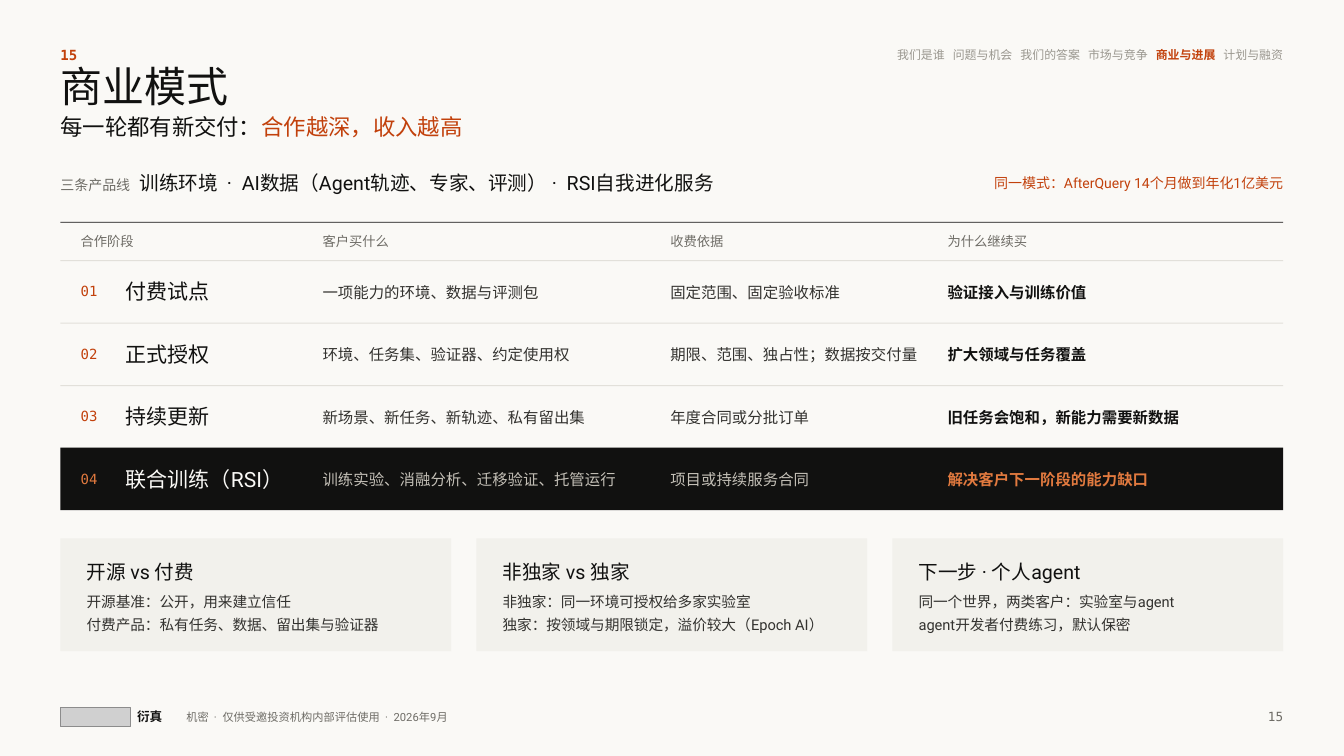
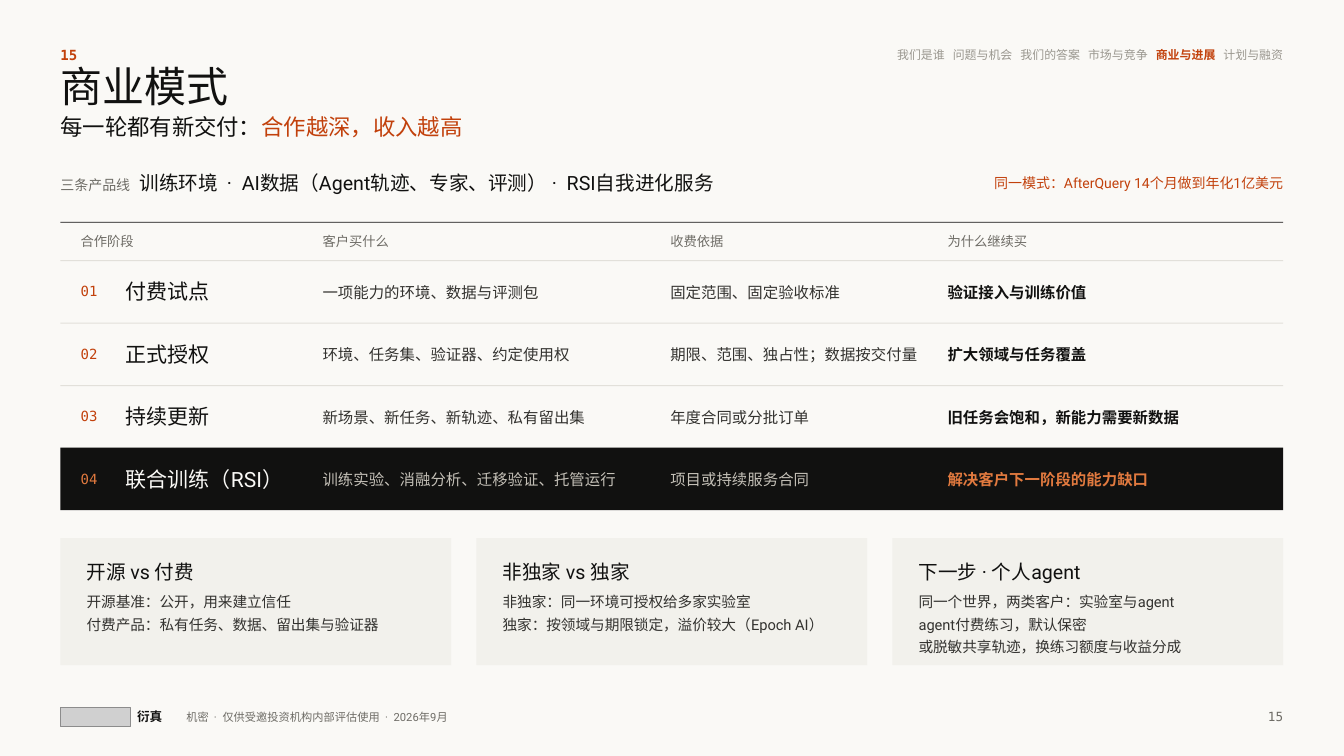
Before and after one commit to wangchen0802/Delta1, a slide deck: slide 15 of SimReal-BP-v29.pptx. Drawn at 1344x756 pixels with LibreOffice and Linux fonts; fonts in the diff are those of the drawing; grey boxes stand for pictures. Boxes give left, top, right and bottom in pixels: in the first picture for what was removed or moved away, otherwise in the second. Text is boxed around its words. In the diff, an @@ line names an element or a change of style, - is before the commit and + after.

```diff
--- a/SimReal-BP-v29.pptx
+++ b/SimReal-BP-v29.pptx
@@ rectangle: place and size @@
-rectangle at bbox=[892, 538, 1284, 651]
+rectangle at bbox=[892, 538, 1284, 665]
@@ text at bbox=[919, 617, 1182, 654]: text changed @@
-agent开发者付费练习，默认保密
+agent付费练习，默认保密
+或脱敏共享轨迹，换练习额度与收益分成
```
Also in this commit, not shown: 1 other slide changed, 5 other files.
